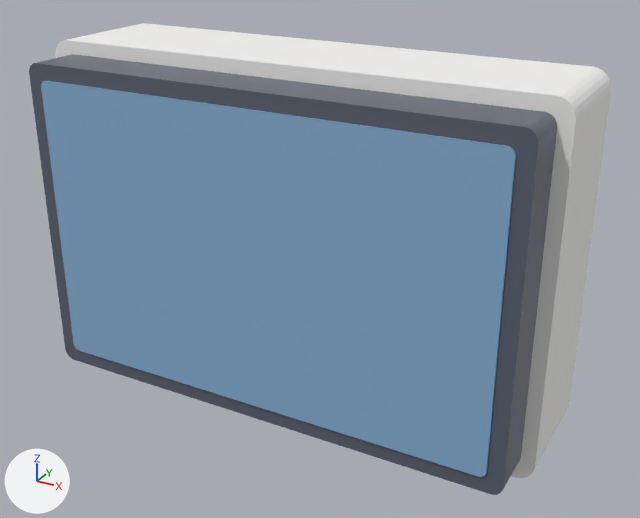
Renders of the glTF model canary-local/models/device.canary-display-dash.glb from each side of a commit.
Before and after are seen from a camera (50 mm lens) standing at (0.0919, -0.1573, 0.114) and looking at (0.0051, 0.0006, 0.035). Every picture has the same lights, and +X, +Y and +Z are marked at lower left. The picture after the commit comes second.
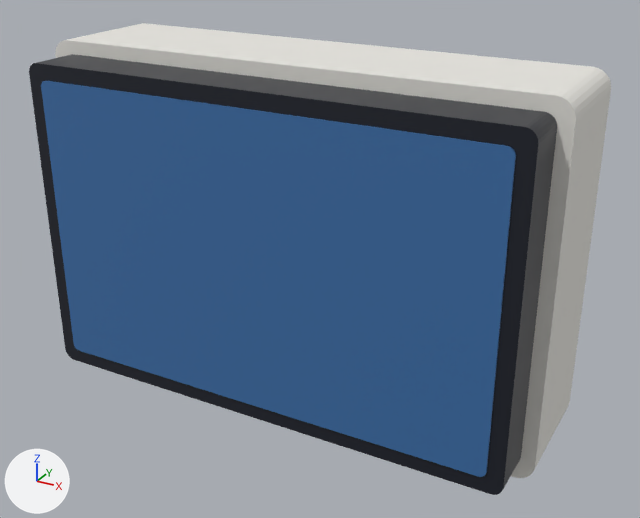
Edits to the scene script, one JSON object a line:
```json
{"op": "set", "path": "mat_glass___screen.base_color", "old": "(0.106, 0.122, 0.165)", "new": "(0.011, 0.0137, 0.0232)", "note": "greyish blue #5c6271 -> black #1b1f2a"}
{"op": "set", "path": "mat_lit_screen.base_color", "old": "(0.239, 0.435, 0.659)", "new": "(0.0467, 0.159, 0.392)", "note": "blue #86b0d4 -> blue #3d6fa8"}
```

Boxes (x1, y1, x2, y2) around the edits, measured in the pictures (640 x 518 px):
```json
{"object": "Mesh_2", "change": "recoloured", "before": [41, 81, 516, 477], "after": [41, 81, 516, 477], "on screen": "darker"}
{"object": "Mesh_1", "change": "recoloured", "before": [29, 54, 557, 495], "after": [29, 54, 557, 495], "on screen": "darker"}
```
